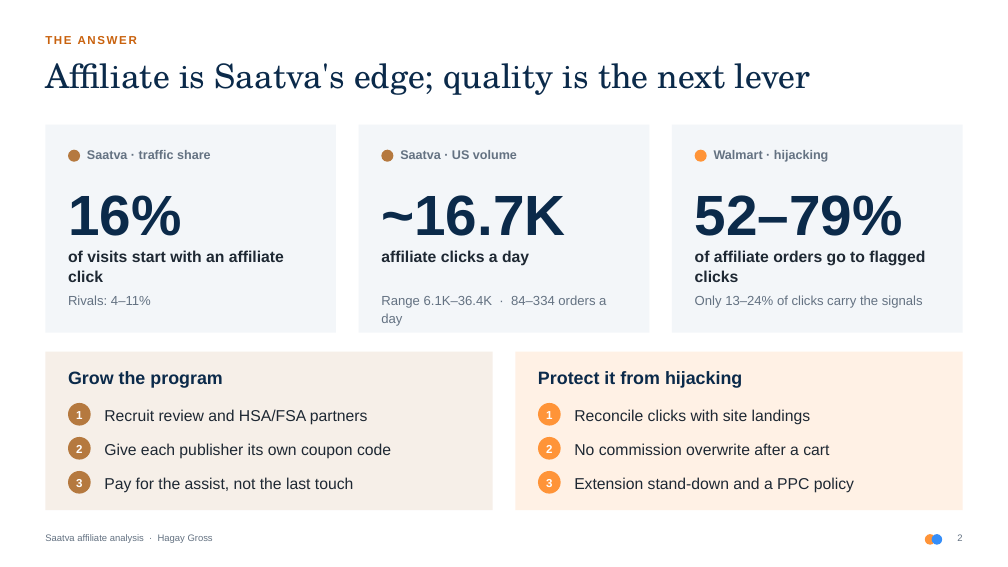
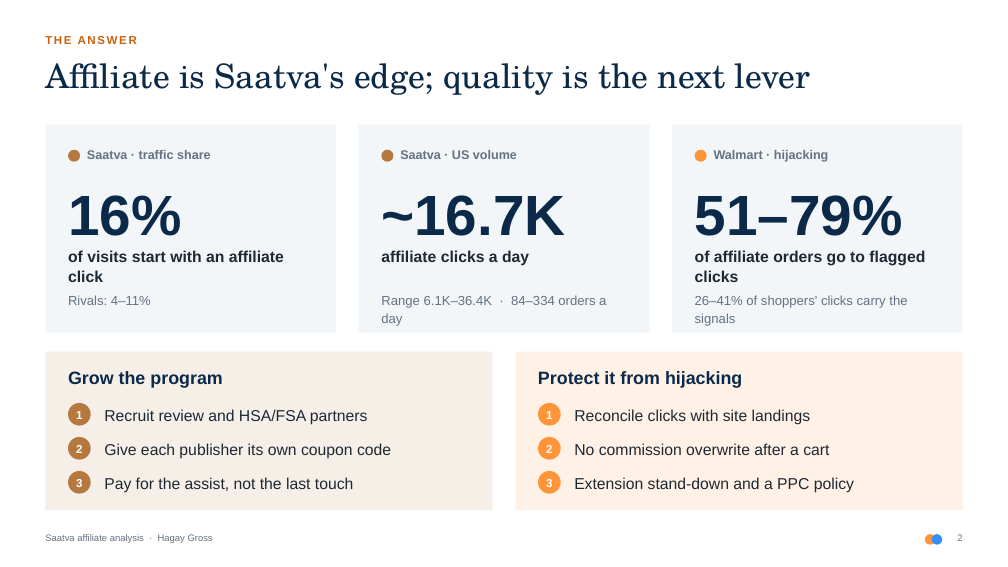
Before and after one commit to Hagaygro/partnerize-assignment, a slide deck: slide 2 of deck/saatva_affiliate_analysis.pptx. Drawn at 1008x567 pixels with LibreOffice and Linux fonts; fonts in the diff are those of the drawing. Boxes give left, top, right and bottom in pixels: in the first picture for what was removed or moved away, otherwise in the second. Text is boxed around its words. In the diff, an @@ line names an element or a change of style, - is before the commit and + after.

```diff
--- a/deck/saatva_affiliate_analysis.pptx
+++ b/deck/saatva_affiliate_analysis.pptx
@@ text at [695,195,903,236]: text changed @@
-52–79%
+51–79%
@@ text at [695,295,907,326]: text changed @@
-Only 13–24% of clicks carry the signals
+26–41% of shoppers' clicks carry the signals
```
Also in this commit, not shown: 10 other slides changed, 1 slide added, 15 other files.
